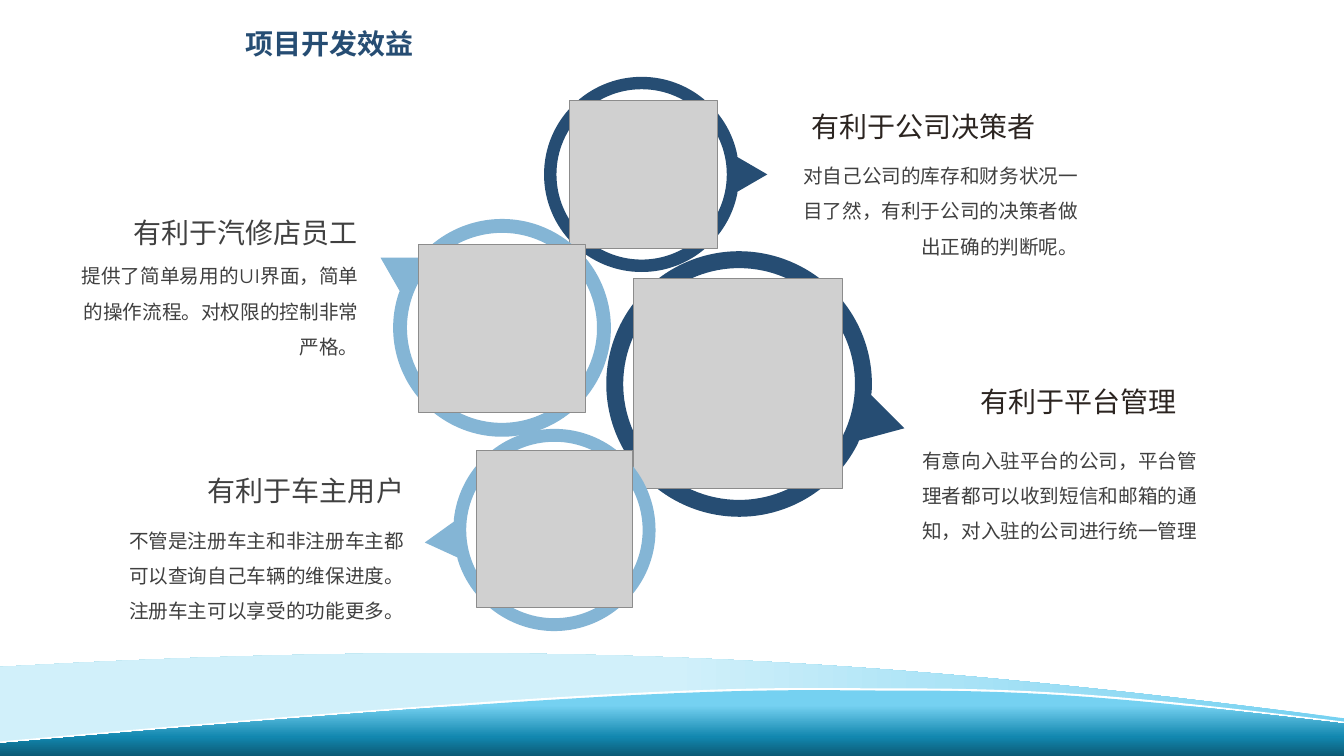
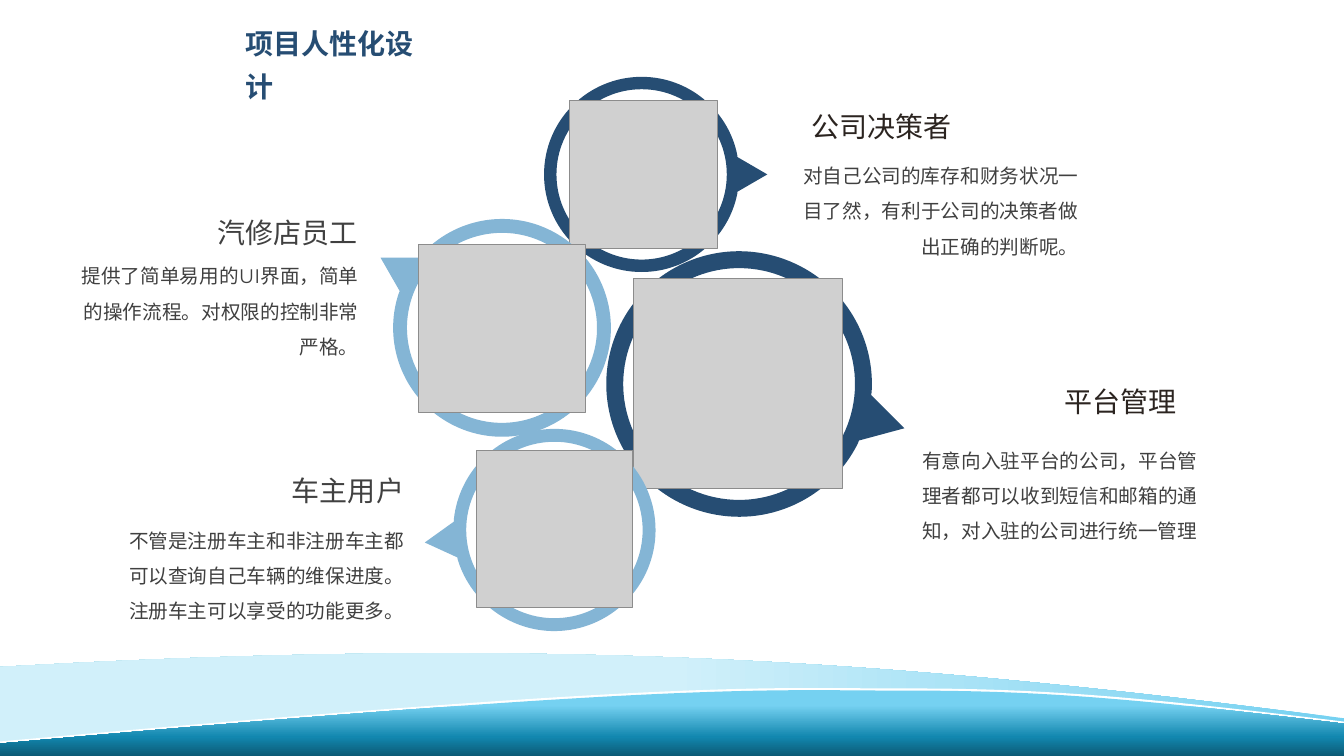
Before and after one commit to GZWgssmart/AutoPlatform, a slide deck: slide 13 of documents/创意科技-项目答辩.pptx (slide 12 before the commit). Drawn at 1344x756 pixels with LibreOffice and Linux fonts; fonts in the diff are those of the drawing; grey boxes stand for pictures; background and template pictures are left out. Boxes give left, top, right and bottom in pixels: in the first picture for what was removed or moved away, otherwise in the second. Text is boxed around its words. In the diff, an @@ line names an element or a change of style, - is before the commit and + after.

```diff
--- a/documents/创意科技-项目答辩.pptx
+++ b/documents/创意科技-项目答辩.pptx
@@ text at box(245, 30, 413, 100): text changed @@
-项目开发效益
+项目人性化设计
@@ text at box(812, 113, 952, 140): text changed @@
-有利于公司决策者
+公司决策者
@@ text at box(217, 219, 357, 246): text changed @@
-有利于汽修店员工
+汽修店员工
@@ text at box(1065, 388, 1177, 415): text changed @@
-有利于平台管理
+平台管理
@@ text at box(292, 477, 404, 504): text changed @@
-有利于车主用户
+车主用户
```
Also in this commit, not shown: 11 other slides changed, 3 slides added, 7 slides removed.
